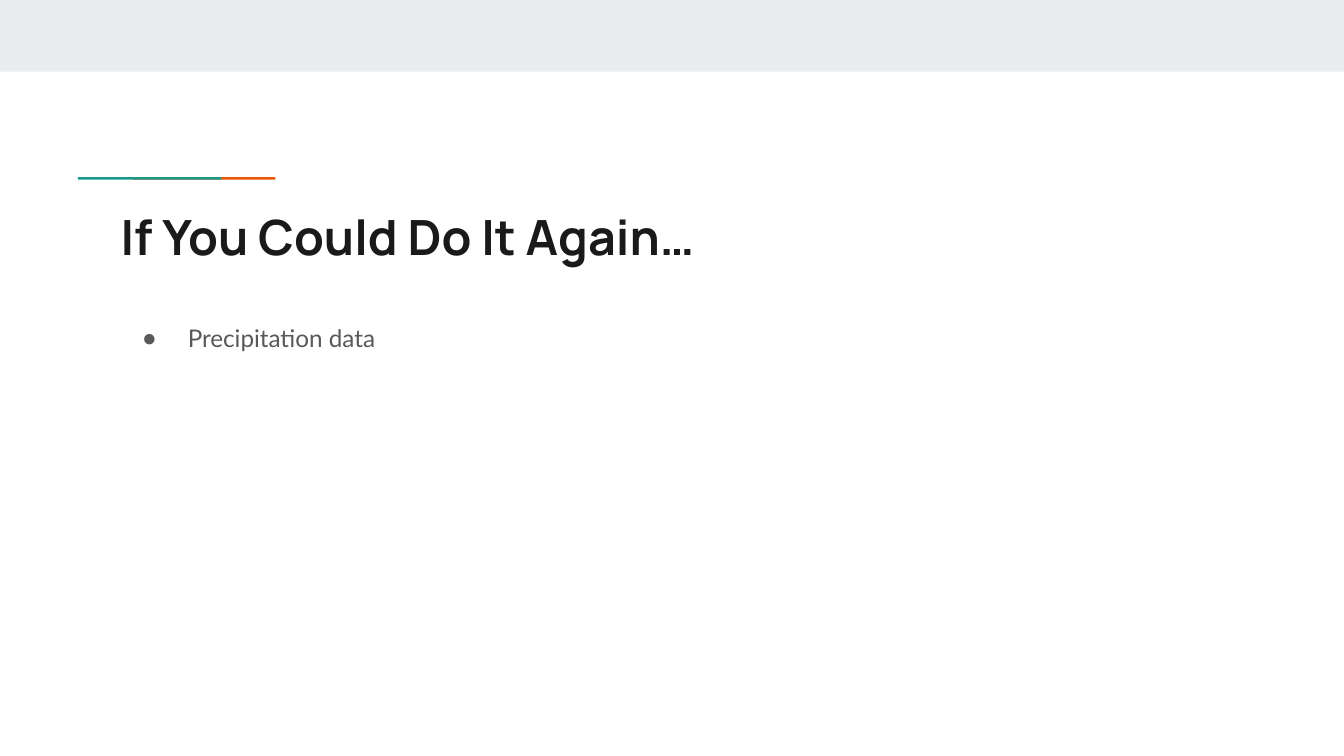
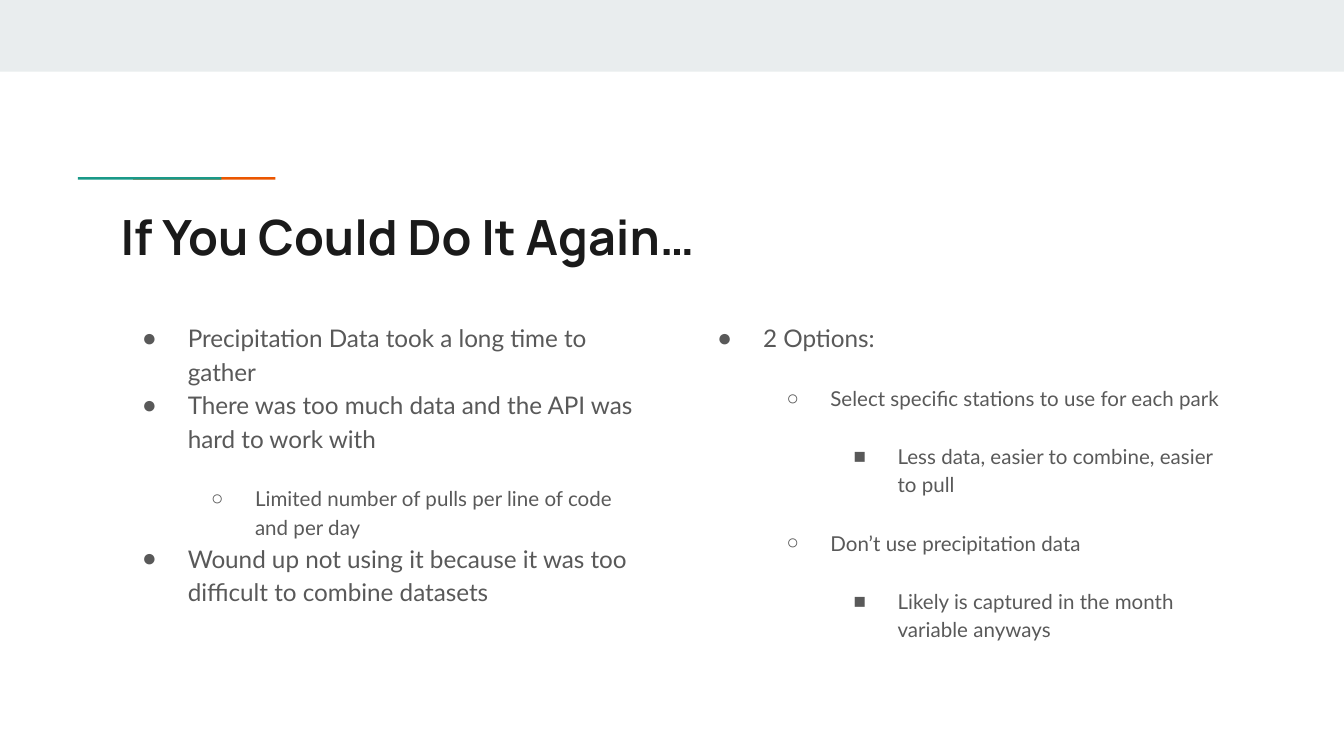
Before and after one commit to JViehman/NationalParks, a slide deck: slide 6 of Presentations/Presentation04.pptx. Drawn at 1344x756 pixels with LibreOffice and Linux fonts; fonts in the diff are those of the drawing. Boxes give left, top, right and bottom in pixels: in the first picture for what was removed or moved away, otherwise in the second. Text is boxed around its words. In the diff, an @@ line names an element or a change of style, - is before the commit and + after.

```diff
--- a/Presentations/Presentation04.pptx
+++ b/Presentations/Presentation04.pptx
@@ text at (x1=188, y1=329, x2=632, y2=601): text changed @@
-● Precipitation data
+● Precipitation Data took a long time to gather
+● There was too much data and the API was hard to work with
+  ○ Limited number of pulls per line of code and per day
+● Wound up not using it because it was too difficult to combine datasets
@@ text added at (x1=763, y1=329, x2=1219, y2=641), 11 pt, text #595959 @@
+● 2 Options:
+  ○ Select specific stations to use for each park
+    ■ Less data, easier to combine, easier to pull
+  ○ Don’t use precipitation data
+    ■ Likely is captured in the month variable anyways
```
Also in this commit, not shown: 1 other slide changed.
